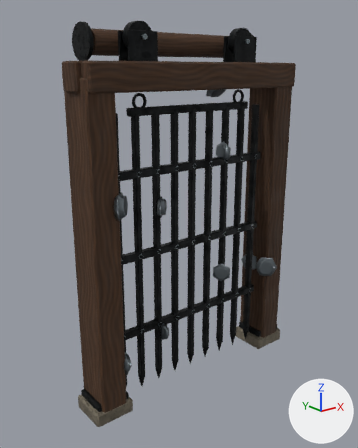
One commit to the glTF model public/assets/animated_mechanisms/002.glb: the scene before it, then after it.
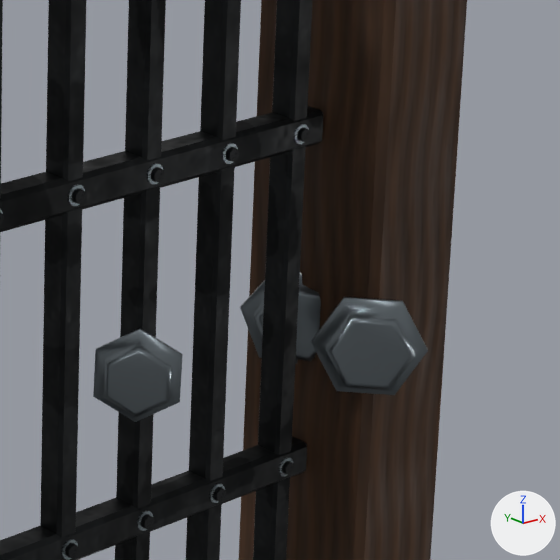
The first picture shows the older version from a camera (50 mm lens) standing at (-2.57, -3.04, 2.65) and looking at (-0.07, 0.09, 1.4). The close-ups show the older and then the newer version on the part from 54% to 85% of the width and 45% to 69% of the height of that picture. Only the edits that show in the close-ups are written down. Every picture has the same lights, and +X, +Y and +Z are marked at lower right. Where no turn or scale is listed for an object, it has been applied to the vertices. Vertices at exactly the same position are counted once.

The first close-up shows 'blackened-forged-iron', 'machined-bearing-steel', 'quarter-sawn-timber', 'service bolt', 'service bolt.001', 'service bolt.002'.
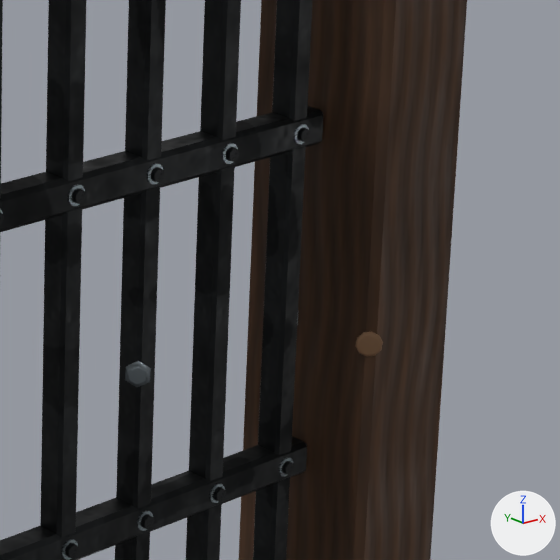
Changed parts and their boxes (x1, y1, x2, y2) in the close-ups (560 x 560 px):
```json
{"object": "service bolt.001", "change": "reshaped", "before": [311, 297, 428, 395], "on screen": "not visible afterwards"}
{"object": "service bolt", "change": "reshaped", "before": [93, 328, 183, 422], "after": [125, 361, 151, 387]}
{"object": "service bolt.002", "change": "deleted", "before": [240, 272, 321, 364]}
{"object": "drawbore peg", "change": "added", "after": [355, 331, 383, 357], "on screen": "brown"}
```

Edits to the scene script, one JSON object a line:
```json
{"op": "add", "block": "mat_drawbore_peg", "code": ["mat_drawbore_peg = principled_material('drawbore peg')", "mat_drawbore_peg.base_color = (0.18, 0.094, 0.043)  # brown #76563a", "mat_drawbore_peg.metallic = 0.02", "mat_drawbore_peg.roughness = 0.71"]}
{"block": "me_service_bolt", "where": "# used by ob_service_bolt; location = (0.0, 0.0, 0.156)"}
{"op": "remove", "block": "me_service_bolt", "code": "me_service_bolt.from_pydata(...)  # 144 vertices, 272 faces; spans x -0.39..0.39, y -0.09..0.06, z 0.28..1.92"}
{"op": "add", "block": "me_service_bolt", "code": "me_service_bolt.from_pydata(...)  # 144 vertices, 272 faces; spans x -0.36..0.36, y -0.04..0.01, z 0.35..1.85"}
{"block": "me_service_bolt", "change": "me_service_bolt part 1: the loose piece of 36 vertices spanning x 0.27..0.39, y -0.09..0.03, z 0.65..0.82 is scaled about its middle by 0.288"}
{"block": "me_service_bolt", "change": "other edits to the shape of me_service_bolt do not show in these pictures"}
{"block": "me_service_bolt_001", "where": "# used by ob_service_bolt_001; location = (0.0, 0.0, 0.0)"}
{"op": "remove", "block": "me_service_bolt_001", "code": "me_service_bolt_001.from_pydata(...)  # 144 vertices, 272 faces; spans x -0.87..0.87, y -0.24..0.16, z 0.35..2.57"}
{"op": "add", "block": "me_service_bolt_001", "code": "me_service_bolt_001.from_pydata(...)  # 144 vertices, 272 faces; spans x -0.81..0.81, y 0.01..0.06, z 0.44..2.7"}
{"block": "me_service_bolt_001", "change": "me_service_bolt_001 part 2: the loose piece of 36 vertices spanning x 0.71..0.87, y -0.24..-0.08, z 0.78..0.96 is multiplied about its middle by the matrix ((0.073, 0.167, -0.156), (0.167, 0.073, 0.156), (0.156, -0.156, -0.095)), then moved by (0.01, 0.19, 0.0)"}
{"block": "me_service_bolt_001", "change": "other edits to the shape of me_service_bolt_001 do not show in these pictures"}
{"op": "add", "block": "me_drawbore_peg", "code": ["me_drawbore_peg = bpy.data.meshes.new('drawbore peg')", "me_drawbore_peg.from_pydata(...)  # 160 vertices, 304 faces; spans x -0.81..0.81, y -0.17..0.11, z 0.42..2.52", "me_drawbore_peg.materials.append(mat_drawbore_peg)  # brown #76563a"]}
{"op": "remove", "block": "ob_service_bolt_002", "code": ["ob_service_bolt_002 = bpy.data.objects.new('service bolt.002', me_service_bolt_002)", "ob_service_bolt_002.location = (0.0, 0.0, 0.0)"]}
{"op": "add", "block": "ob_drawbore_peg", "code": ["ob_drawbore_peg = bpy.data.objects.new('drawbore peg', me_drawbore_peg)", "ob_drawbore_peg.location = (0.0, 0.0, 0.0)"]}
```
